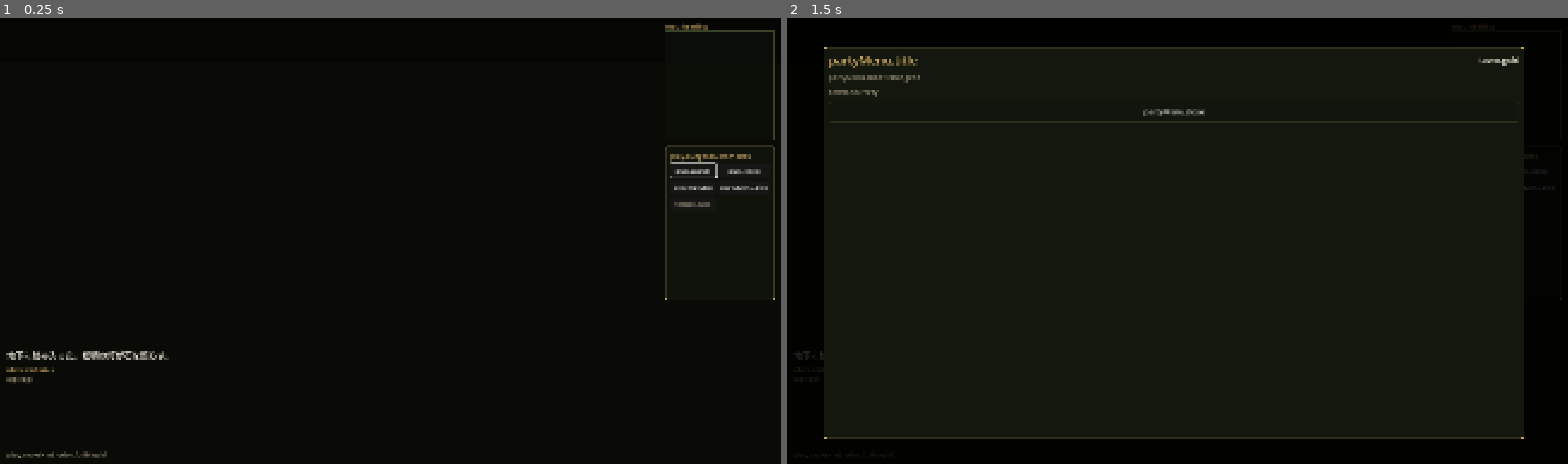
Above: before the commit, frames 1-2 (left to right).
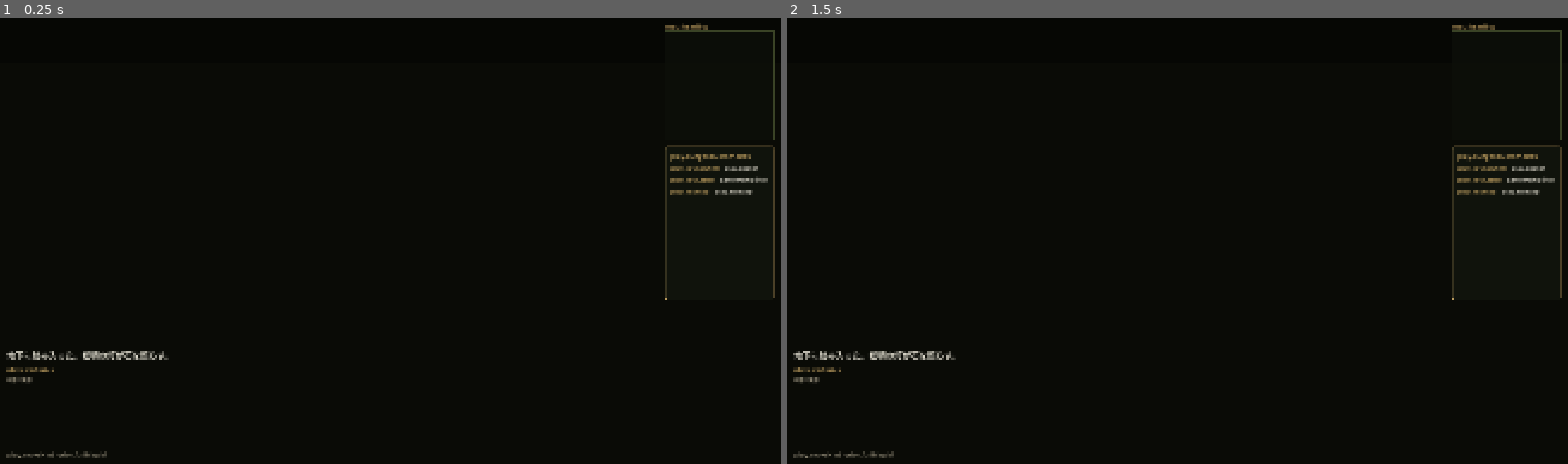
Above: after the commit, the same moments.

Repository: kino-6/black-stela
Game: Godot game, scene res://scenes/dungeon.tscn
Two runs of this game, one before a commit and one after it. Both use one fixed random seed, a clock stepped at 60 frames per second and the inputs below. This scene is started directly instead of the project's main scene.
Inputs (mouse positions are in pixels of both pictures, inside the frame that each line leads up to):
- Up to frame 1 (0.25 s): no input
- Up to frame 2 (1.5 s): click (1528, 187) at 0.5 s, where only the run before the commit has a clickable "partyMenu.title"; click (1482, 205) at 1.25 s, where only the run before the commit has a clickable "tempo.auto"

The runs differ from the first frame. In frame 1, 0.6% of the frame differs, in the area x 85-100%, y 32-64%; in frame 2, 3.0%, in the area x 0-100%, y 1-99%.

Commit message:
feat(dungeon): direct-key UX — 決定=探索/文脈, キャンセル=メニュー, drop 聞く/オート (playtest #19)
Replace the DQ1-style command panel you had to Tab into with the SFC/世界樹 model the
user directed: the scene owns the keys, and the right 迷宮コマンド panel is a
NON-INTERACTIVE key hint (決定→探索, キャンセル→メニュー, M→全体図).

- 決定 (confirm) runs the cell's CONTEXT action: use stairs / return where the party
  stands on one, disarm an armed room trap, else 探索 (search — the hook the scenario
  AI reacts to). キャンセル (cancel) opens the メニュー (camp). No focus ring to navigate.
- Removed 聞く (listen) and オート (auto-explore) from normal play per playtest.
- Renamed 「隊列」→「メニュー」 (partyMenu.title) — the command AND the menu heading.
- ux-parity: React dock still shows the old commands + its e2e leans on dungeon-tempo,
  so 5 keys are bridged via derivedExclusions (each with a reason) pending the React
  reconciliation (task #24: also moves the escape charm to メニュー→所持品).

699 unit + gate:migration green (ux-parity, dungeon-controller, parity). Verified in a
native Verdant capture: the hint panel reads 決定 探索 / キャンセル メニュー / M 全体図.

Co-Authored-By: Claude Opus 4.8 <noreply@anthropic.com>

Diff:
--- a/godot/gates/ux-parity-manifest.json
+++ b/godot/gates/ux-parity-manifest.json
@@ -2504,6 +2504,36 @@
       "reactPanel": "src/components/DungeonCommandDock.tsx",
       "scene": "res://scenes/dungeon.tscn",
       "evidence": "tests/_ux_dungeon-dock.png",
+      "derivedExclusions": [
+        {
+          "key": "play.dungeonView",
+          "reason": "React uses this only as the aria-label of the 3D view element (DungeonCockpit). Godot has no accessibility tree, and painting '一人称迷宮ビュー' onto the play screen would be implementation wording of the kind AGENTS.md bars from normal play. The view itself is ported; the label has no player-facing home."
+        },
+        {
+          "key": "play.descentLocked",
+          "reason": "The generic line is React's FALLBACK for a gate with no authored clue (stairGateClue ?? t(...)); all 14 authored gates ship a ja clue, so the fallback cannot render. The port keeps the same fallback — restore this requirement if a clue-less gate is ever authored."
+        },
+        {
+          "key": "play.listen",
+          "reason": "Dungeon-UX redesign 2026-07-29: 聞く removed per playtest. The dungeon is driven by direct keys (決定=探索/文脈, キャンセル=メニュー) not a command panel; React dock reconciliation queued (task #24)."
+        },
+        {
+          "key": "tempo.auto",
+          "reason": "Dungeon-UX redesign 2026-07-29: オート (auto-explore) removed from normal play per playtest; overlaps held-move. React reconciliation queued (#24)."
+        },
+        {
+          "key": "tempo.stop",
+          "reason": "Dungeon-UX redesign 2026-07-29: the auto-explore STATUS was removed with オート (tempo.auto). React reconciliation queued (#24)."
+        },
+        {
+          "key": "play.useReturnCharm",
+          "reason": "Dungeon-UX redesign 2026-07-29: the escape charm left the direct-key dock; it moves to メニュー→所持品 (task #24). Temporary functional gap noted there."
+        },
+        {
+          "key": "play.descentLockedShort",
+          "reason": "Dungeon-UX redesign 2026-07-29: the DISABLED 階段封鎖 button is replaced by the always-shown clue line (_stair_gate_clue / play.descentLocked), which is more informative for a controller player."
+        }
+      ],
       "requiredKeys": [
         "map.heading",
         "party.armor",
@@ -2511,22 +2541,17 @@
         "party.speed",
         "partyMenu.title",
         "play.backRow",
-        "play.descentLockedShort",
         "play.dungeonCommands",
         "play.frontRow",
         "play.fullMap",
-        "play.listen",
         "play.memberStatus",
         "play.moveHint",
         "play.mpShort",
         "play.partyStatus",
         "play.search",
-        "play.useReturnCharm",
         "play.useReturnMarker",
         "play.useReturnStairs",
-        "play.useStairs",
-        "tempo.auto",
-        "tempo.stop"
+        "play.useStairs"
       ],
       "notes": "The contextual dock: 探索/耳をすます always, the stair only where one is (and a DISABLED 階段封鎖 with its clue wh …(235 unchanged characters)…
       "states": [
@@ -2569,16 +2594,6 @@
           "uiState": {
             "auto": true
           }
-        }
-      ],
-      "derivedExclusions": [
-        {
-          "key": "play.dungeonView",
-          "reason": "React uses this only as the aria-label of the 3D view element (DungeonCockpit). Godot has no accessibility tree, and painting '一人称迷宮ビュー' onto the play screen would be implementation wording of the kind AGENTS.md bars from normal play. The view itself is ported; the label has no player-facing home."
-        },
-        {
-          "key": "play.descentLocked",
-          "reason": "The generic line is React's FALLBACK for a gate with no authored clue (stairGateClue ?? t(...)); all 14 authored gates ship a ja clue, so the fallback cannot render. The port keeps the same fallback — restore this requirement if a clue-less gate is ever authored."
         }
       ]
     },
--- a/godot/scripts/dungeon.gd
+++ b/godot/scripts/dungeon.gd
@@ -217,6 +217,19 @@
 			_begin_move(action)
 			get_viewport().set_input_as_handled()
 			return
+	# DIRECT dungeon controls (playtest 2026-07-29 redesign — no DQ1 command panel, no Tab dance):
+	#   決定 = the CONTEXT action for this cell (探索, or 階段/帰還/罠 when the cell offers one);
+	#   キャンセル = open the メニュー (camp); M = full map. There is no focus ring — the scene owns the
+	#   keys, and the right panel is only a hint of what they do.
+	if event.is_action_pressed("confirm"):
+		if current_chest().is_empty():
+			_on_command(_context_command())
+			get_viewport().set_input_as_handled()
+		return
+	if event.is_action_pressed("cancel"):
+		_toggle_party_menu()
+		get_viewport().set_input_as_handled()
+		return
 	if event.is_action_pressed("full_map"):
 		_toggle_full_map()
 		get_viewport().set_input_as_handled()
@@ -426,35 +439,13 @@
 			(built["focus"] as Control).call_deferred("grab_focus")
 		return
 
+	# A NON-INTERACTIVE key hint (playtest 2026-07-29): the dungeon is driven by direct keys, not a command
+	# panel you Tab into. 決定 does the CONTEXT action for this cell, キャンセル opens the メニュー, M the map.
 	var root: VBoxContainer = UIKit.col(6)
 	root.add_child(UIKit.label(I18n.t("play.dungeonCommands"), 16, GOLD))
-	var row := GridContainer.new()
-	row.columns = 2
-	row.add_theme_constant_override("h_separation", 6)
-	row.add_theme_constant_override("v_separation", 6)
-	var first: Button = null
-	for entry in _dock_commands():
-		var b: Button = _command_button(String(entry["label"]))
-		b.custom_minimum_size = Vector2(110, 34)
-		b.add_theme_font_size_override("font_size", 15)
-		var kind: String = String(entry["kind"])
-		b.disabled = bool(entry.get("disabled", false))
-		if not b.disabled:
-			b.pressed.connect(func(): _on_command(kind))
-		row.add_child(b)
-		if first == null and not b.disabled:
-			first = b
-
-	# IMP-026: auto-explore is a compact exploration STATUS with an immediate interrupt — it rides at the
-	# END of the dock, distinct from the current-cell decisions, and never becomes the first command in
-	# every room.
-	var tempo: Button = _command_button(I18n.t("tempo.stop") if _auto_running else I18n.t("tempo.auto"))
-	tempo.custom_minimum_size = Vector2(110, 34)
-	tempo.add_theme_font_size_override("font_size", 15)
-	tempo.add_theme_color_override("font_color", UIKit.OK if _auto_running else UIKit.DIM)
-	tempo.pressed.connect(func(): _toggle_auto())
-	row.add_child(tempo)
-	root.add_child(row)
+	root.add_child(_hint_row(I18n.t("play.keyConfirm"), _context_label()))
+	root.add_child(_hint_row(I18n.t("play.keyCancel"), I18n.t("partyMenu.title")))
+	root.add_child(_hint_row(I18n.t("play.keyMap"), I18n.t("play.fullMap")))
 
 	# The reason a way down will not open, in the player's own language. React hides it in a tooltip; a
 	# controller player has no pointer to hover with.
@@ -463,10 +454,42 @@
 		root.add_child(UIKit.label(clue, 15, DIM))
 
 	_dock_host.add_child(root)
-	if first:
-		first.call_deferred("grab_focus")
-	elif _auto_running:
-		tempo.call_deferred("grab_focus")
+
+# One key-hint line: the key on the left (gold), what it does now on the right (ink). Non-interactive.
+func _hint_row(key: String, action: String) -> Control:
+	var row := UIKit.row()
+	var k := UIKit.label(key, 15, GOLD)
+	k.custom_minimum_size = Vector2(96, 0)
+	row.add_child(k)
+	row.add_child(UIKit.grow(UIKit.label(action, 15, INK)))
+	return row
+
+# What 決定 (confirm) DOES on this cell, in priority: use the way down/home if the party stands on it,
+# disarm a room trap that is armed, otherwise 探索 (search — the default, and the hook the scenario AI
+# reacts to). Charm/return-marker and the rest live in the メニュー; this is the one press-to-act.
+func _context_command() -> String:
+	var room: Variant = _current_room()
+	if _has_stairs_here() and typeof(_blocking_stair_gate()) != TYPE_DICTIONARY:
+		return "stairs"
+	if typeof(room) == TYPE_DICTIONARY and (bool(room.get("stairsToTown", false)) or bool(room.get("restPoint", false))):
+		return "return"
+	if typeof(room) == TYPE_DICTIONARY and typeof(room.get("trap", null)) == TYPE_DICTIONARY and not (_state.get("resolvedTraps", []) as Array).has(room["trap"].get("id", "")):
+		return "disarm"
+	return "search"
+
+# The label 決定 carries right now — mirrors _context_command so the hint reads what pressing it will do.
+func _context_label() -> String:
+	match _context_command():
+		"stairs":
+			return I18n.t("play.useStairs")
+		"return":
+			var room: Variant = _current_room()
+			var via_stairs := typeof(room) == TYPE_DICTIONARY and bool(room.get("stairsToTown", false))
+			return I18n.t("play.useReturnStairs" if via_stairs else "play.useReturnMarker")
+		"disarm":
+			return I18n.t("play.chestDisarm")
+		_:
+			return I18n.t("play.search")
 
 # The dock is CONTEXTUAL: stairs and the way home only appear where they actually answer.
 func _dock_commands() -> Array:
--- a/godot/tests/verify_dungeon_controller.gd
+++ b/godot/tests/verify_dungeon_controller.gd
@@ -18,8 +18,15 @@
 	_check(String(state.get("phase", "")) == "dungeon", "scene enters the dungeon phase")
 	_check(String((state.get("position", {}) as Dictionary).get("cellId", "")) != "", "party has a landing cell")
 
-	# 1) A controller can reach a dock command (探索/聞く/全体図/隊列/オート).
-	_check(_has_focusable_button(d), "the dock offers a focusable command a controller can act on")
+	# 1) DIRECT dungeon controls (playtest 2026-07-29 redesign): the dungeon is driven by keys, not a command
+	#    panel you Tab into. 決定 runs the cell's CONTEXT action (探索 on a plain cell), キャンセル opens the
+	#    メニュー. The right panel is a non-interactive hint — there is no focus ring to navigate.
+	_check(String(d.call("_context_command")) == "search", "決定 = 探索 on a plain cell (context action)")
+	d.call("_input", _pressed("cancel"))
+	_check(_valid(d.get("_party_menu")), "キャンセル opens the メニュー")
+	d.call("_input", _pressed("cancel"))   # close it so the later menu checks start clean
+	for i in 2:
+		await process_frame
 
 	# 2) #13 — the full map opens and Cancel/Esc closes it (the bug: Esc did nothing, only 立ち去る closed).
 	d.call("_toggle_full_map")
Not shown, changed: src/i18n/en.ts
Not shown, changed: src/i18n/ja.ts
